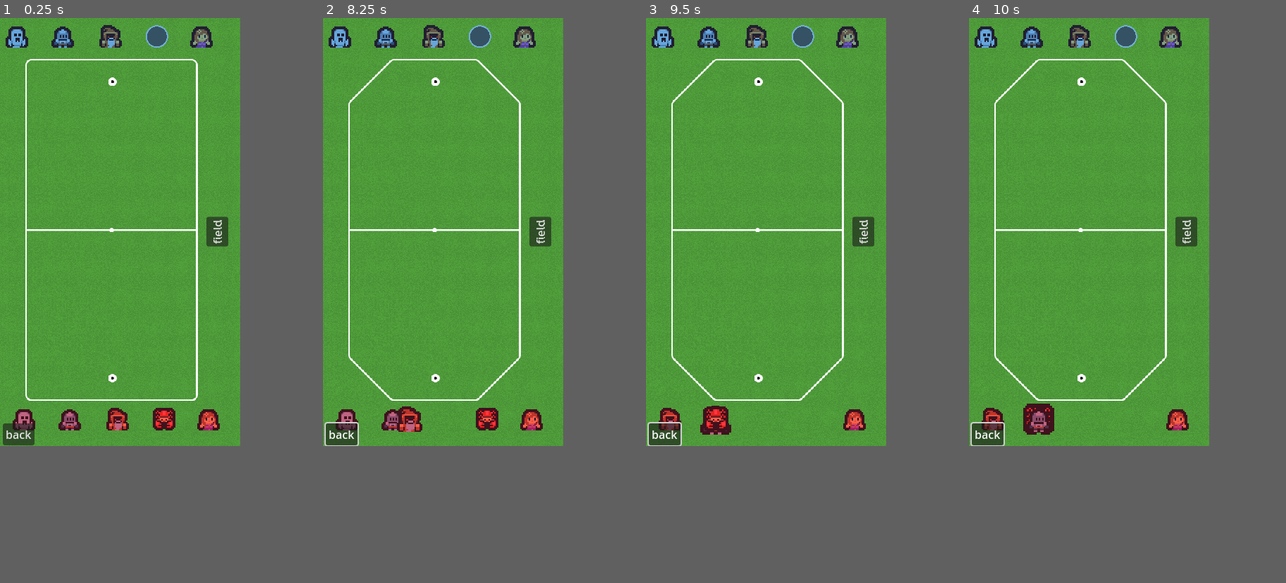
Above: before the commit, frames 1-4 (left to right).
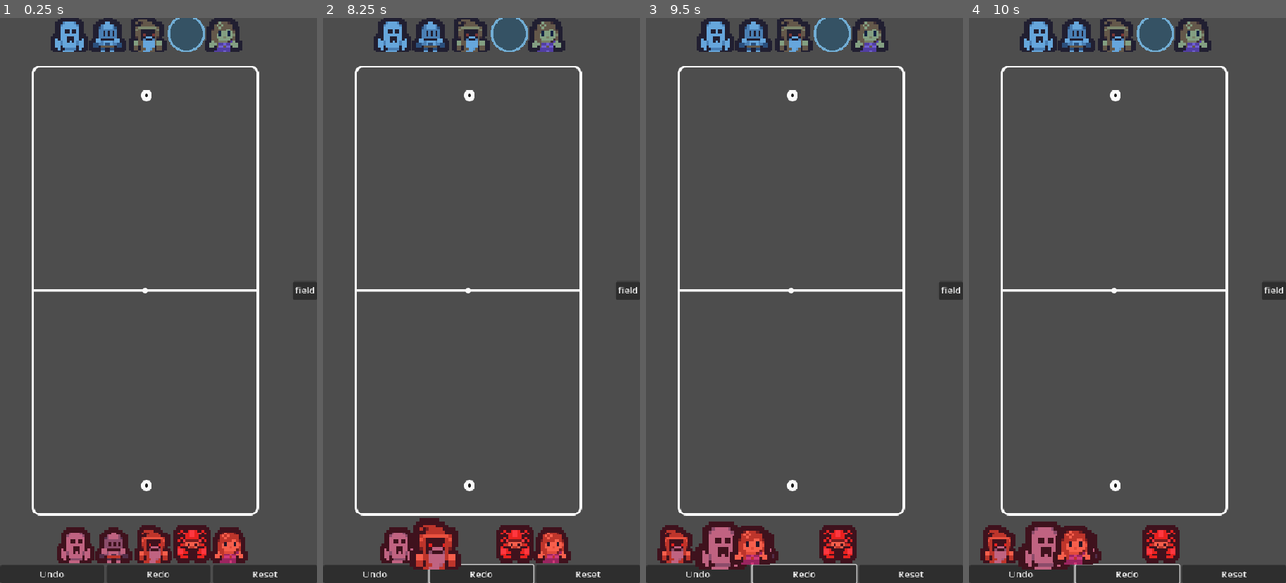
Above: after the commit, the same moments.

Repository: ctwobosius/juggermind
Game: Godot game, scene res://scn/main.tscn
Two runs of this game, one before a commit and one after it. Both use one fixed random seed, a clock stepped at 60 frames per second and the inputs below. Before the commit the project starts from res://main.tscn.
Inputs (mouse positions are in pixels of both pictures, inside the frame that each line leads up to):
- Up to frame 1 (0.25 s): no input
- Up to frame 2 (8.25 s): click (541, 232) at 0.5 s, where only the run before the commit has a clickable "field"; click "back" (after the commit: "Undo") at 1.25 s; click (443, 441) at 2 s, where only the run after the commit has a clickable "Redo"; click (522, 441) at 2.75 s, where only the run after the commit has a clickable "Reset"; click (541, 232) at 3.5 s, where only the run before the commit has a clickable "field"; click "back" (after the commit: "Undo") at 4.25 s; click (443, 441) at 5 s, where only the run after the commit has a clickable "Redo"; click (541, 232) at 5.75 s, where only the run before the commit has a clickable "field"; click "back" (after the commit: "Undo") at 6.5 s; click (443, 441) at 7.25 s, where only the run after the commit has a clickable "Redo"; drag from (440, 419) to (348, 419) at 8.02 s
- Up to frame 3 (9.5 s): drag from (810, 419) to (715, 419) at 8.77 s
- Up to frame 4 (10 s): click (1038, 419) at 9.67 s
In our replay, the window is 341x606 before the commit and 450x800 after it. These sizes can differ from the game's own. Grey fills any space a smaller window leaves; there, only what the larger window draws over its background counts as a difference.

The runs differ from the first frame. In frame 1, 65% of the frame differs, in the area x 0-100%, y 0-100%; in frame 2, 65%; in frame 3, 65%; in frame 4, 65%.

Commit message:
Undo/redo + resolution/properly centered UI

Diff:
--- a/main.tscn
+++ /dev/null
@@ -1,148 +0,0 @@
-[gd_scene load_steps=13 format=3 uid="uid://bf3u3g4vuhdqs"]
-
-[ext_resource type="Texture2D" uid="uid://ddfuqwknvaqx" path="res://img/grass.jpg" id="1_3i0f2"]
-[ext_resource type="Script" uid="uid://dgx38ata6deli" path="res://draggable.gd" id="1_tn4fq"]
-[ext_resource type="Texture2D" uid="uid://d3sewonr7ww01" path="res://img/field-rectangle.svg" id="2_efxa6"]
-[ext_resource type="Script" uid="uid://b2syhq61npepd" path="res://field.gd" id="3_qhnba"]
-[ext_resource type="Texture2D" uid="uid://b2nckwrpf3u3l" path="res://img/tile_0110.png" id="3_xjf50"]
-[ext_resource type="Script" uid="uid://cv6c27tryvi35" path="res://players.gd" id="4_rwq0g"]
-[ext_resource type="Texture2D" uid="uid://wbwio3igqkxt" path="res://img/tile_0096.png" id="4_xuawc"]
-[ext_resource type="Texture2D" uid="uid://bmtr4mpf6c43o" path="res://img/tile_0121.png" id="5_f6gdl"]
-[ext_resource type="Texture2D" uid="uid://dlo3dgnoh0ekw" path="res://img/tile_0099.png" id="6_phqrv"]
-[ext_resource type="Texture2D" uid="uid://cnn7g56t6ien2" path="res://img/tile_0111.png" id="7_6qbmy"]
-[ext_resource type="Texture2D" uid="uid://bf6ut82ecb0t0" path="res://img/piece.png" id="10_8fkmh"]
-
-[sub_resource type="Theme" id="Theme_w7sam"]
-
-[node name="Control" type="Control"]
-texture_filter = 1
-layout_mode = 3
-anchors_preset = 15
-anchor_right = 1.0
-anchor_bottom = 1.0
-grow_horizontal = 2
-grow_vertical = 2
-mouse_filter = 2
-theme = SubResource("Theme_w7sam")
-
-[node name="background" type="Sprite2D" parent="."]
-modulate = Color(0.34273, 0.678201, 0.25417, 1)
-position = Vector2(0, 384)
-scale = Vector2(0.5, 0.5)
-texture = ExtResource("1_3i0f2")
-metadata/_edit_lock_ = true
-
-[node name="Field" type="TextureRect" parent="."]
-layout_mode = 1
-anchors_preset = -1
-offset_left = 36.0
-offset_top = 58.0
-offset_right = 1260.0
-offset_bottom = 2480.0
-scale = Vector2(0.2, 0.2)
-mouse_filter = 2
-texture = ExtResource("2_efxa6")
-script = ExtResource("3_qhnba")
-
-[node name="FieldToggle" type="Button" parent="."]
-layout_mode = 1
-anchors_preset = -1
-anchor_left = 0.977
-anchor_top = 0.5
-anchor_right = 1.0
-anchor_bottom = 0.5
-offset_left = -42.0
-offset_top = -15.5
-offset_right = -12.0
-offset_bottom = 15.5
-grow_horizontal = 0
-grow_vertical = 2
-rotation = -1.5708
-pivot_offset = Vector2(21, 15)
-mouse_default_cursor_shape = 2
-text = "field"
-
-[node name="Players" type="Node2D" parent="."]
-texture_filter = 1
-script = ExtResource("4_rwq0g")
-
-[node name="Qwik" type="Area2D" parent="Players"]
-modulate = Color(0.999998, 0.488739, 0.586904, 1)
-position = Vector2(167, 568)
-scale = Vector2(2, 2)
-script = ExtResource("1_tn4fq")
-texture = ExtResource("7_6qbmy")
-
-[node name="B3" type="Area2D" parent="Players"]
-modulate = Color(0.999998, 0.488739, 0.586904, 1)
-position = Vector2(233, 568)
-scale = Vector2(2, 2)
-script = ExtResource("1_tn4fq")
-texture = ExtResource("3_xjf50")
-
-[node name="B2" type="Area2D" parent="Players"]
-modulate = Color(0.999998, 0.488739, 0.586904, 1)
-position = Vector2(99, 568)
-scale = Vector2(2, 2)
-script = ExtResource("1_tn4fq")
-texture = ExtResource("4_xuawc")
-
-[node name="B1" type="Area2D" parent="Players"]
-modulate = Color(0.999998, 0.488739, 0.586904, 1)
-position = Vector2(34, 568)
-scale = Vector2(2, 2)
-script = ExtResource("1_tn4fq")
-texture = ExtResource("5_f6gdl")
-
-[node name="B4" type="Area2D" parent="Players"]
-modulate = Color(0.999998, 0.488739, 0.586904, 1)
-position = Vector2(296, 568)
-scale = Vector2(2, 2)
-script = ExtResource("1_tn4fq")
-texture = ExtResource("6_phqrv")
-
-[node name="Qwik2" type="Area2D" parent="Players"]
-modulate = Color(0.531166, 0.818648, 1, 1)
-position = Vector2(157, 26)
-scale = Vector2(2, 2)
-script = ExtResource("1_tn4fq")
-texture = ExtResource("7_6qbmy")
-
-[node name="T3" type="Area2D" parent="Players"]
-modulate = Color(0.531166, 0.818648, 1, 1)
-position = Vector2(223, 26)
-scale = Vector2(0.5, 0.5)
-script = ExtResource("1_tn4fq")
-texture = ExtResource("10_8fkmh")
-
-[node name="T2" type="Area2D" parent="Players"]
-modulate = Color(0.531166, 0.818648, 1, 1)
-position = Vector2(89, 26)
-scale = Vector2(2, 2)
-script = ExtResource("1_tn4fq")
-texture = ExtResource("4_xuawc")
-
-[node name="T1" type="Area2D" parent="Players"]
-modulate = Color(0.531166, 0.818648, 1, 1)
-position = Vector2(24, 26)
-scale = Vector2(2, 2)
-script = ExtResource("1_tn4fq")
-texture = ExtResource("5_f6gdl")
-
-[node name="T4" type="Area2D" parent="Players"]
-modulate = Color(0.531166, 0.818648, 1, 1)
-position = Vector2(286, 26)
-scale = Vector2(2, 2)
-script = ExtResource("1_tn4fq")
-texture = ExtResource("6_phqrv")
-
-[node name="Undo" type="Button" parent="."]
-layout_mode = 0
-offset_left = 4.0
-offset_top = 574.0
-offset_right = 49.0
-offset_bottom = 605.0
-text = "back"
-
-[connection signal="pressed" from="FieldToggle" to="Field" method="toggle_field"]
-[connection signal="pressed" from="Undo" to="Players" method="_on_undo_pressed"]
--- a/players.gd
+++ /dev/null
@@ -1,25 +0,0 @@
-extends Node2D
-
-var prev_positions := PackedVector2Array()
-var prev_players := []
-
-# Called when the node enters the scene tree for the first time.
-func _ready() -> void:
-	for child: DraggableSprite2D in get_children():
-		child.connect("grabbed", record_prev_position.bind(child))
-
-func record_prev_position(child: DraggableSprite2D) -> void:
-	prev_positions.append(child.position)
-	prev_players.append(child)
-
-
-
-func _on_undo_pressed() -> void:
-	var prev_pos_idx := prev_positions.size() - 1
-	if prev_pos_idx < 0:
-		return
-	var prev_pos := prev_positions[prev_pos_idx]
-	var prev_player : DraggableSprite2D = prev_players.pop_back()
-	prev_positions.remove_at(prev_pos_idx)
-	var tween := create_tween()
-	tween.tween_property(prev_player, "position", prev_pos, 0.375).set_trans(Tween.TRANS_CUBIC).set_ease(Tween.EASE_OUT)
--- a/project.godot
+++ b/project.godot
@@ -11,15 +11,16 @@
 [application]
 
 config/name="Juggermind"
-run/main_scene="res://main.tscn"
+run/main_scene="res://scn/main.tscn"
 config/features=PackedStringArray("4.4", "GL Compatibility")
 config/icon="res://icon.svg"
 
 [display]
 
-window/size/viewport_width=341
-window/size/viewport_height=606
+window/size/viewport_width=540
+window/size/viewport_height=960
 window/stretch/mode="canvas_items"
+window/handheld/orientation=1
 
 [input_devices]
 
--- a/draggable.gd
+++ b/scn/draggable.gd
@@ -143,3 +143,7 @@
 func _on_child_exiting_tree(child) -> void:
 	if (child is CollisionShape2D or child is CollisionPolygon2D) and child != default_collider:
 		toggle_default_collider(true)
+
+func move_back_to(pos: Vector2) -> void:
+	var tween := create_tween()
+	tween.tween_property(self, "global_position", pos, 0.375).set_trans(Tween.TRANS_CUBIC).set_ease(Tween.EASE_OUT)
--- /dev/null
+++ b/scn/main.gd
@@ -0,0 +1 @@
+extends Control
--- /dev/null
+++ b/scn/main.tscn
@@ -0,0 +1,224 @@
+[gd_scene load_steps=14 format=3 uid="uid://bf3u3g4vuhdqs"]
+
+[ext_resource type="Texture2D" uid="uid://ddfuqwknvaqx" path="res://img/grass.jpg" id="1_3i0f2"]
+[ext_resource type="Script" uid="uid://cprv3fpxmqgv5" path="res://scn/main.gd" id="1_dg77c"]
+[ext_resource type="Script" uid="uid://dgx38ata6deli" path="res://scn/draggable.gd" id="1_tn4fq"]
+[ext_resource type="Texture2D" uid="uid://d3sewonr7ww01" path="res://img/field-rectangle.svg" id="2_efxa6"]
+[ext_resource type="Script" uid="uid://b2syhq61npepd" path="res://scn/field.gd" id="3_qhnba"]
+[ext_resource type="Texture2D" uid="uid://b2nckwrpf3u3l" path="res://img/tile_0110.png" id="3_xjf50"]
+[ext_resource type="Script" uid="uid://cv6c27tryvi35" path="res://scn/players.gd" id="4_rwq0g"]
+[ext_resource type="Texture2D" uid="uid://wbwio3igqkxt" path="res://img/tile_0096.png" id="4_xuawc"]
+[ext_resource type="Texture2D" uid="uid://bmtr4mpf6c43o" path="res://img/tile_0121.png" id="5_f6gdl"]
+[ext_resource type="Texture2D" uid="uid://dlo3dgnoh0ekw" path="res://img/tile_0099.png" id="6_phqrv"]
+[ext_resource type="Texture2D" uid="uid://cnn7g56t6ien2" path="res://img/tile_0111.png" id="7_6qbmy"]
+[ext_resource type="Texture2D" uid="uid://bf6ut82ecb0t0" path="res://img/piece.png" id="10_8fkmh"]
+
+[sub_resource type="Theme" id="Theme_w7sam"]
+
+[node name="Main" type="Control"]
+texture_filter = 1
+layout_mode = 3
+anchors_preset = 15
+anchor_right = 1.0
+anchor_bottom = 1.0
+grow_horizontal = 2
+grow_vertical = 2
+mouse_filter = 2
+theme = SubResource("Theme_w7sam")
+script = ExtResource("1_dg77c")
+
+[node name="background" type="Sprite2D" parent="."]
+visible = false
+modulate = Color(0.34273, 0.678201, 0.25417, 1)
+position = Vector2(0, 384)
+scale = Vector2(0.5, 0.5)
+texture = ExtResource("1_3i0f2")
+metadata/_edit_lock_ = true
+
+[node name="Layout" type="VBoxContainer" parent="."]
+layout_mode = 0
+offset_right = 540.0
+offset_bottom = 960.0
+mouse_filter = 2
+
+[node name="DiagramGUI" type="HBoxContainer" parent="Layout"]
+layout_mode = 2
+size_flags_vertical = 3
+mouse_filter = 2
+
+[node name="Diagram" type="VBoxContainer" parent="Layout/DiagramGUI"]
+layout_mode = 2
+size_flags_horizontal = 3
+mouse_filter = 2
+
+[node name="PlayerSpawnTop" type="HBoxContainer" parent="Layout/DiagramGUI/Diagram"]
+custom_minimum_size = Vector2(0, 76)
+layout_mode = 2
+mouse_filter = 2
+
+[node name="1" type="Control" parent="Layout/DiagramGUI/Diagram/PlayerSpawnTop"]
+layout_mode = 2
+size_flags_horizontal = 3
+mouse_filter = 2
+
+[node name="2" type="Control" parent="Layout/DiagramGUI/Diagram/PlayerSpawnTop"]
+layout_mode = 2
+size_flags_horizontal = 3
+mouse_filter = 2
+
+[node name="Qwik" type="Control" parent="Layout/DiagramGUI/Diagram/PlayerSpawnTop"]
+layout_mode = 2
+size_flags_horizontal = 3
+mouse_filter = 2
+
+[node name="3" type="Control" parent="Layout/DiagramGUI/Diagram/PlayerSpawnTop"]
+layout_mode = 2
+size_flags_horizontal = 3
+mouse_filter = 2
+
+[node name="4" type="Control" parent="Layout/DiagramGUI/Diagram/PlayerSpawnTop"]
+layout_mode = 2
+size_flags_horizontal = 3
+mouse_filter = 2
+
+[node name="Field" type="TextureRect" parent="Layout/DiagramGUI/Diagram"]
+layout_mode = 2
+size_flags_horizontal = 3
+size_flags_vertical = 3
+mouse_filter = 2
+texture = ExtResource("2_efxa6")
+stretch_mode = 5
+script = ExtResource("3_qhnba")
+
+[node name="PlayerSpawnBottom" type="HBoxContainer" parent="Layout/DiagramGUI/Diagram"]
+custom_minimum_size = Vector2(0, 76)
+layout_mode = 2
+mouse_filter = 2
+
+[node name="1" type="Control" parent="Layout/DiagramGUI/Diagram/PlayerSpawnBottom"]
+layout_mode = 2
+size_flags_horizontal = 3
+mouse_filter = 2
+
+[node name="2" type="Control" parent="Layout/DiagramGUI/Diagram/PlayerSpawnBottom"]
+layout_mode = 2
+size_flags_horizontal = 3
+mouse_filter = 2
+
+[node name="Qwik" type="Control" parent="Layout/DiagramGUI/Diagram/PlayerSpawnBottom"]
+layout_mode = 2
+size_flags_horizontal = 3
+mouse_filter = 2
+
+[node name="3" type="Control" parent="Layout/DiagramGUI/Diagram/PlayerSpawnBottom"]
+layout_mode = 2
+size_flags_horizontal = 3
+mouse_filter = 2
+
+[node name="4" type="Control" parent="Layout/DiagramGUI/Diagram/PlayerSpawnBottom"]
+layout_mode = 2
+size_flags_horizontal = 3
+mouse_filter = 2
+
+[node name="FieldToggle" type="Button" parent="Layout/DiagramGUI"]
+layout_mode = 2
+size_flags_vertical = 4
+mouse_filter = 2
+mouse_default_cursor_shape = 2
+text = "field"
+
+[node name="Options" type="HBoxContainer" parent="Layout"]
+layout_mode = 2
+
+[node name="Undo" type="Button" parent="Layout/Options"]
+layout_mode = 2
+size_flags_horizontal = 3
+text = "Undo"
+
+[node name="Redo" type="Button" parent="Layout/Options"]
+layout_mode = 2
+size_flags_horizontal = 3
+text = "Redo"
+
+[node name="Reset" type="Button" parent="Layout/Options"]
+layout_mode = 2
+size_flags_horizontal = 3
+text = "Reset"
+
+[node name="Players" type="Node2D" parent="."]
+texture_filter = 1
+script = ExtResource("4_rwq0g")
+
+[node name="Qwik" type="Area2D" parent="Players"]
+modulate = Color(0.999998, 0.488739, 0.586904, 1)
+position = Vector2(261, 893)
+scale = Vector2(4, 4)
+script = ExtResource("1_tn4fq")
+texture = ExtResource("7_6qbmy")
+
+[node name="B3" type="Area2D" parent="Players"]
+modulate = Color(0.999998, 0.488739, 0.586904, 1)
+position = Vector2(327, 893)
+scale = Vector2(4, 4)
+script = ExtResource("1_tn4fq")
+texture = ExtResource("3_xjf50")
+
+[node name="B2" type="Area2D" parent="Players"]
+modulate = Color(0.999998, 0.488739, 0.586904, 1)
+position = Vector2(193, 893)
+scale = Vector2(4, 4)
+script = ExtResource("1_tn4fq")
+texture = ExtResource("4_xuawc")
+
+[node name="B1" type="Area2D" parent="Players"]
+modulate = Color(0.999998, 0.488739, 0.586904, 1)
+position = Vector2(128, 893)
+scale = Vector2(4, 4)
+script = ExtResource("1_tn4fq")
+texture = ExtResource("5_f6gdl")
+
+[node name="B4" type="Area2D" parent="Players"]
+modulate = Color(0.999998, 0.488739, 0.586904, 1)
+position = Vector2(390, 893)
+scale = Vector2(4, 4)
+script = ExtResource("1_tn4fq")
+texture = ExtResource("6_phqrv")
+
+[node name="Qwik2" type="Area2D" parent="Players"]
+modulate = Color(0.531166, 0.818648, 1, 1)
+position = Vector2(251, 26)
+scale = Vector2(4, 4)
+script = ExtResource("1_tn4fq")
+texture = ExtResource("7_6qbmy")
+
+[node name="T3" type="Area2D" parent="Players"]
+modulate = Color(0.531166, 0.818648, 1, 1)
+position = Vector2(317, 26)
+script = ExtResource("1_tn4fq")
+texture = ExtResource("10_8fkmh")
+
+[node name="T2" type="Area2D" parent="Players"]
+modulate = Color(0.531166, 0.818648, 1, 1)
+position = Vector2(183, 26)
+scale = Vector2(4, 4)
+script = ExtResource("1_tn4fq")
+texture = ExtResource("4_xuawc")
+
+[node name="T1" type="Area2D" parent="Players"]
+modulate = Color(0.531166, 0.818648, 1, 1)
+position = Vector2(118, 26)
+scale = Vector2(4, 4)
+script = ExtResource("1_tn4fq")
+texture = ExtResource("5_f6gdl")
+
+[node name="T4" type="Area2D" parent="Players"]
+modulate = Color(0.531166, 0.818648, 1, 1)
+position = Vector2(380, 26)
+scale = Vector2(4, 4)
+script = ExtResource("1_tn4fq")
+texture = ExtResource("6_phqrv")
+
+[connection signal="pressed" from="Layout/DiagramGUI/FieldToggle" to="Layout/DiagramGUI/Diagram/Field" method="toggle_field"]
+[connection signal="pressed" from="Layout/Options/Undo" to="Players" method="_on_undo_pressed"]
+[connection signal="pressed" from="Layout/Options/Redo" to="Players" method="_on_redo_pressed"]
+[connection signal="pressed" from="Layout/Options/Reset" to="Players" method="_on_reset_pressed"]
--- /dev/null
+++ b/scn/players.gd
@@ -0,0 +1,57 @@
+extends Node2D
+
+var undo_positions := PackedVector2Array()
+var undo_players := []
+var initial_positions := PackedVector2Array()
+var redo_players := []
+var redo_positions := PackedVector2Array()
+
+var last_undone_player : DraggableSprite2D
+var last_undone_pos : Vector2
+
+signal no_undo_left
+signal no_redo_left
+signal undo_valid
+signal redo_valid
+
+# Called when the node enters the scene tree for the first time.
+func _ready() -> void:
+	for child: DraggableSprite2D in get_children():
+		child.connect("grabbed", record_prev_position.bind(child))
+		initial_positions.append(child.global_position)
+
+func record_prev_position(child: DraggableSprite2D) -> void:
+	undo_positions.append(child.global_position)
+	undo_players.append(child)
+	redo_positions.clear()
+
+func undo_or_redo_from_array(players: Array, player_positions: PackedVector2Array) -> bool:
+	var prev_pos_idx := player_positions.size() - 1
+	if prev_pos_idx < 0:
+		return false
+	var prev_pos := player_positions[prev_pos_idx]
+	var prev_player : DraggableSprite2D = players.pop_back()
+	player_positions.remove_at(prev_pos_idx)
+	last_undone_player = prev_player
+	last_undone_pos = prev_player.global_position
+	prev_player.move_back_to(prev_pos)
+	return true
+
+func _on_undo_pressed() -> void:
+	if !undo_or_redo_from_array(undo_players, undo_positions):
+		emit_signal("no_undo_left")
+	else:
+		redo_players.append(last_undone_player)
+		redo_positions.append(last_undone_pos)
+
+func _on_redo_pressed() -> void:
+	if !undo_or_redo_from_array(redo_players, redo_positions):
+		emit_signal("no_redo_left")
+	else:
+		undo_players.append(last_undone_player)
+		undo_positions.append(last_undone_pos)
+
+
+
+func _on_reset_pressed() -> void:
+	pass # Replace with function body.
Renamed: draggable_img.gd -> scn/archive/draggable_img.gd
Renamed: draggable_img.gd.uid -> scn/archive/draggable_img.gd.uid
Renamed: draggable.gd.uid -> scn/draggable.gd.uid
Renamed: field.gd -> scn/field.gd
Renamed: field.gd.uid -> scn/field.gd.uid
Not shown, added: scn/main.gd.uid
Renamed: players.gd.uid -> scn/players.gd.uid
